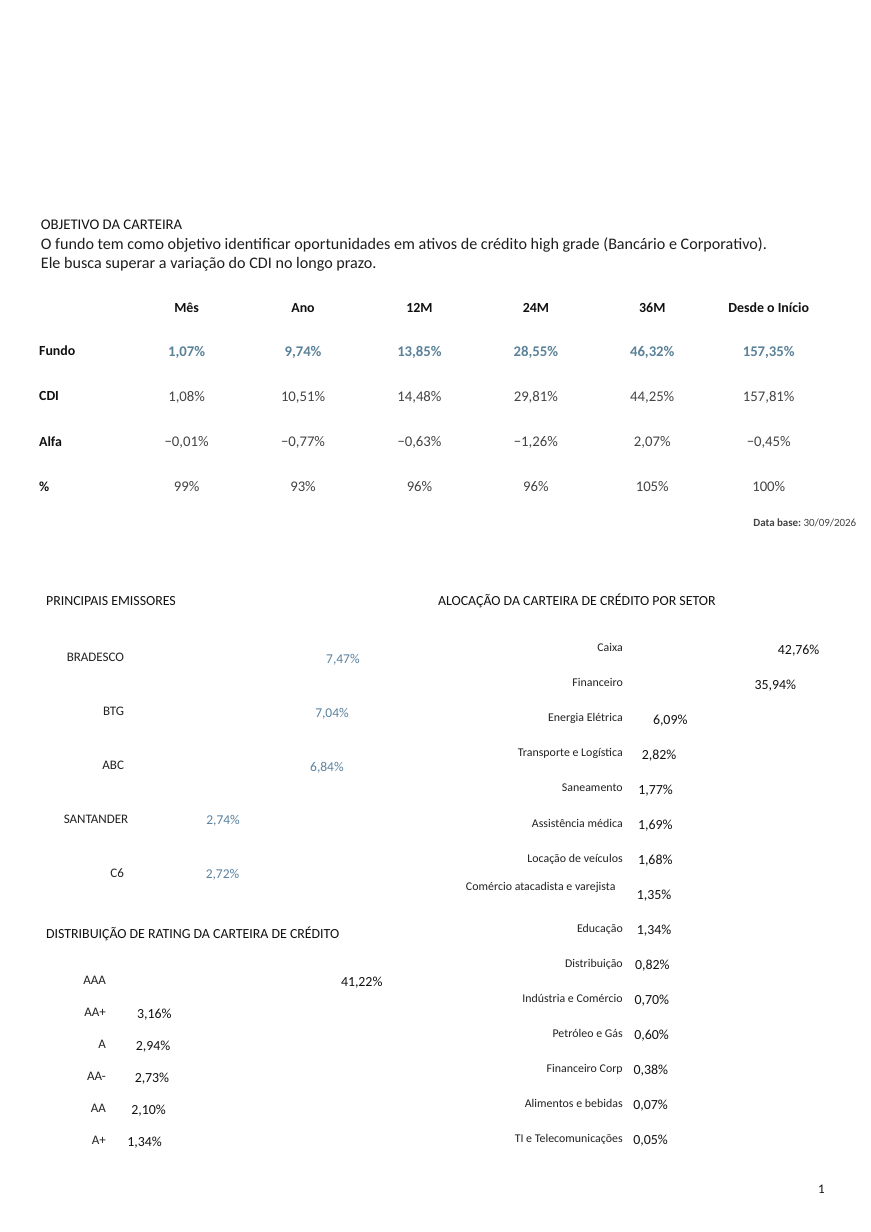
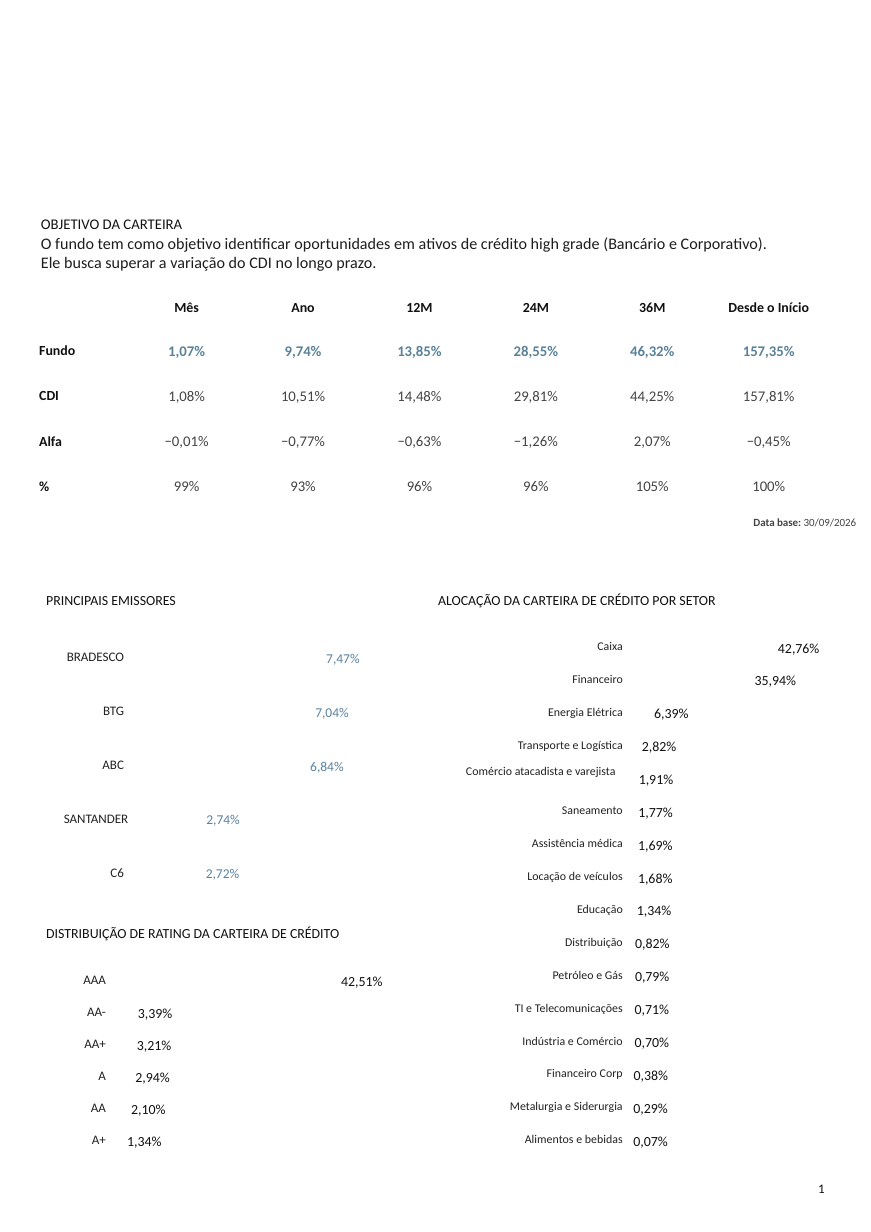
Before and after one commit to orenanchaves/Tivio-teste, a slide deck: slide 1 of AutomaTivio/saida/2026-09/pptx/Tivio RF CP - Relatório de Gestão - Setembro 2026.pptx. Drawn at 871x1232 pixels with LibreOffice and Linux fonts; fonts in the diff are those of the drawing; background and template pictures are left out. Boxes give left, top, right and bottom in pixels: in the first picture for what was removed or moved away, otherwise in the second. Text is boxed around its words. In the diff, an @@ line names an element or a change of style, - is before the commit and + after.

```diff
--- a/AutomaTivio/saida/2026-09/pptx/Tivio RF CP - Relatório de Gestão - Setembro 2026.pptx
+++ b/AutomaTivio/saida/2026-09/pptx/Tivio RF CP - Relatório de Gestão - Setembro 2026.pptx
@@ text "35,94%": place and size @@
-text "35,94%" at bbox=[755, 679, 796, 691]
+text "35,94%" at bbox=[755, 675, 796, 687]
@@ text "Energia Elétrica": place and size @@
-text "Energia Elétrica" at bbox=[548, 713, 623, 723]
+text "Energia Elétrica" at bbox=[548, 708, 623, 718]
@@ text at bbox=[654, 708, 688, 720]: text changed @@
-6,09%
+6,39%
@@ text "Transporte e Logística": place and size @@
-text "Transporte e Logística" at bbox=[518, 748, 622, 758]
+text "Transporte e Logística" at bbox=[518, 741, 622, 751]
@@ text "2,82%": place and size @@
-text "2,82%" at bbox=[642, 749, 676, 761]
+text "2,82%" at bbox=[642, 741, 676, 753]
@@ text "Comércio atacadista e varejista": place and size @@
-text "Comércio atacadista e varejista" at bbox=[466, 881, 616, 892]
+text "Comércio atacadista e varejista" at bbox=[466, 766, 616, 777]
@@ text at bbox=[639, 774, 673, 786]: text changed @@
-1,69%
+1,91%
@@ text "Saneamento": place and size @@
-text "Saneamento" at bbox=[562, 783, 623, 791]
+text "Saneamento" at bbox=[562, 806, 623, 814]
@@ text "1,77%": place and size @@
-text "1,77%" at bbox=[638, 784, 672, 796]
+text "1,77%" at bbox=[638, 807, 672, 819]
@@ text "Assistência médica": place and size @@
-text "Assistência médica" at bbox=[532, 819, 623, 827]
+text "Assistência médica" at bbox=[532, 839, 623, 847]
@@ text at bbox=[638, 840, 672, 852]: text changed @@
-1,68%
+1,69%
@@ text "Locação de veículos": place and size @@
-text "Locação de veículos" at bbox=[527, 853, 623, 864]
+text "Locação de veículos" at bbox=[527, 871, 623, 882]
@@ text at bbox=[638, 873, 672, 885]: text changed @@
-1,35%
+1,68%
@@ 4 texts: place and size @@
-4 texts at bbox=[565, 923, 671, 971]
+4 texts at bbox=[565, 904, 671, 950]
@@ text at bbox=[341, 976, 382, 988]: text changed @@
-41,22%
+42,51%
@@ text "Petróleo e Gás": place and size @@
-text "Petróleo e Gás" at bbox=[553, 1029, 623, 1037]
+text "Petróleo e Gás" at bbox=[553, 971, 623, 979]
@@ text at bbox=[635, 971, 669, 983]: text changed @@
-0,70%
+0,79%
@@ text at bbox=[87, 1007, 106, 1016]: text changed @@
-AA+
+AA-
@@ text at bbox=[138, 1008, 172, 1020]: text changed @@
-3,16%
+3,39%
@@ text "TI e Telecomunicações": place and size @@
-text "TI e Telecomunicações" at bbox=[515, 1134, 623, 1144]
+text "TI e Telecomunicações" at bbox=[515, 1004, 623, 1014]
@@ text at bbox=[635, 1004, 669, 1016]: text changed @@
-0,60%
+0,71%
@@ text at bbox=[84, 1039, 105, 1048]: text changed @@
-AA-
+AA+
@@ text at bbox=[137, 1040, 171, 1052]: text changed @@
-2,94%
+3,21%
@@ text "Indústria e Comércio": place and size @@
-text "Indústria e Comércio" at bbox=[522, 993, 623, 1002]
+text "Indústria e Comércio" at bbox=[522, 1036, 623, 1045]
@@ text added at bbox=[635, 1037, 669, 1049], 9.5 pt, text #111111 @@
+0,70%
@@ text "A": place and size @@
-text "A" at bbox=[98, 1039, 106, 1048]
+text "A" at bbox=[98, 1071, 106, 1080]
@@ text at bbox=[135, 1072, 169, 1084]: text changed @@
-2,73%
+2,94%
@@ text "Financeiro Corp": place and size @@
-text "Financeiro Corp" at bbox=[547, 1064, 623, 1074]
+text "Financeiro Corp" at bbox=[547, 1069, 623, 1079]
@@ text "0,38%": place and size @@
-text "0,38%" at bbox=[634, 1064, 668, 1076]
+text "0,38%" at bbox=[634, 1070, 668, 1082]
@@ text added at bbox=[510, 1101, 623, 1112], 8.1 pt, text #222222 @@
+Metalurgia e Siderurgia
@@ text at bbox=[633, 1103, 667, 1115]: text changed @@
-0,05%
+0,29%
@@ text "Alimentos e bebidas": place and size @@
-text "Alimentos e bebidas" at bbox=[525, 1098, 623, 1107]
+text "Alimentos e bebidas" at bbox=[525, 1134, 623, 1143]
@@ text "0,07%": place and size @@
-text "0,07%" at bbox=[633, 1099, 667, 1111]
+text "0,07%" at bbox=[633, 1136, 667, 1148]
```
Also in this commit, not shown: 56 other files.
